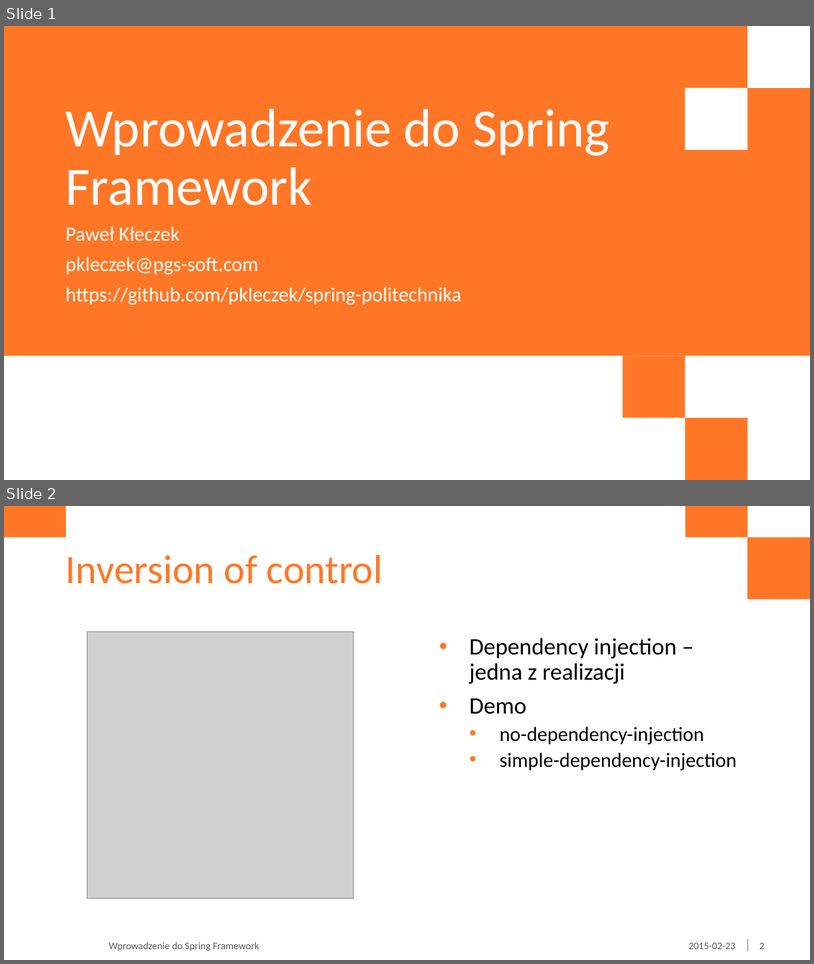
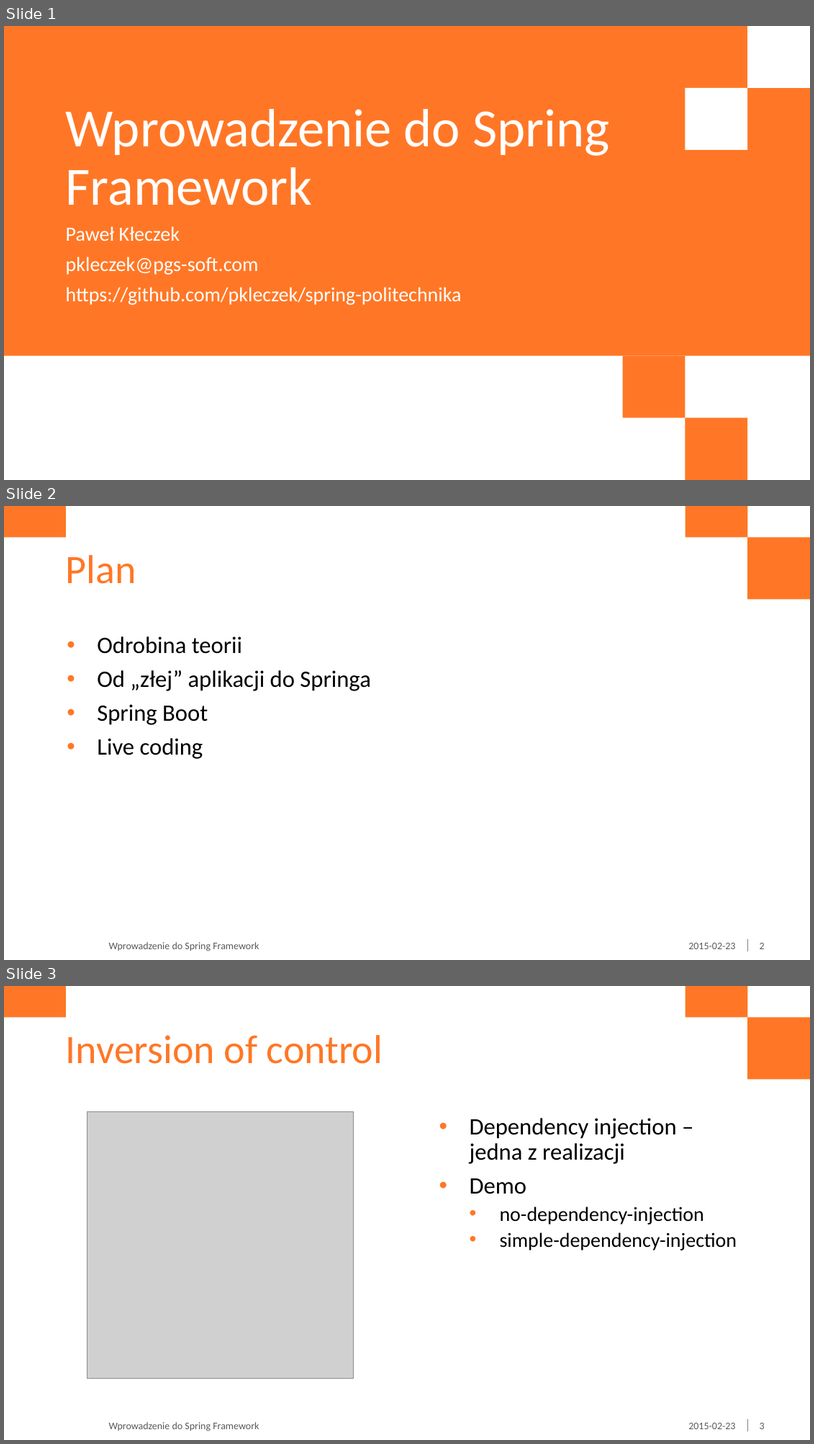
Before and after one commit to pkleczek/spring-politechnika, a slide deck: spring-framework.pptx. Shown one above the other, each under a label of ours: slides 1 and 2 before the commit, slides 1, 2 and 3 after it. The pictures are 814x964 and 814x1444 pixels, drawn with LibreOffice and Linux fonts; fonts in the diff are those of the drawing; grey boxes stand for pictures; background and template pictures are left out. Boxes give left, top, right and bottom in pixels: in the first picture for what was removed or moved away, otherwise in the second. Text is boxed around its words. In the diff, an @@ line names an element or a change of style, - is before the commit and + after.

```diff
--- a/spring-framework.pptx
+++ b/spring-framework.pptx
@@ slide 2 added at [4, 506, 810, 960], background #FFFFFF; not listed: 4 template elements that a slide beside it also shows @@
@@ title added at [66, 555, 136, 584], 48 pt, text #FF7726 @@
+Plan
@@ text added at [97, 636, 371, 759], 28 pt, text #000000 @@
+• Odrobina teorii
+• Od „złej” aplikacji do Springa
+• Spring Boot
+• Live coding
@@ text added at [109, 942, 259, 951], 12 pt, text #595959 @@
+Wprowadzenie do Spring Framework
@@ text added at [689, 942, 736, 949], 12 pt, text #595959 @@
+2015-02-23
@@ page number added at [760, 942, 765, 949], 12 pt, text #595959 @@
+2
@@ what was slide 2 is now slide 3 @@
```
Also in this commit, not shown: 2 slides changed, 1 other file.
